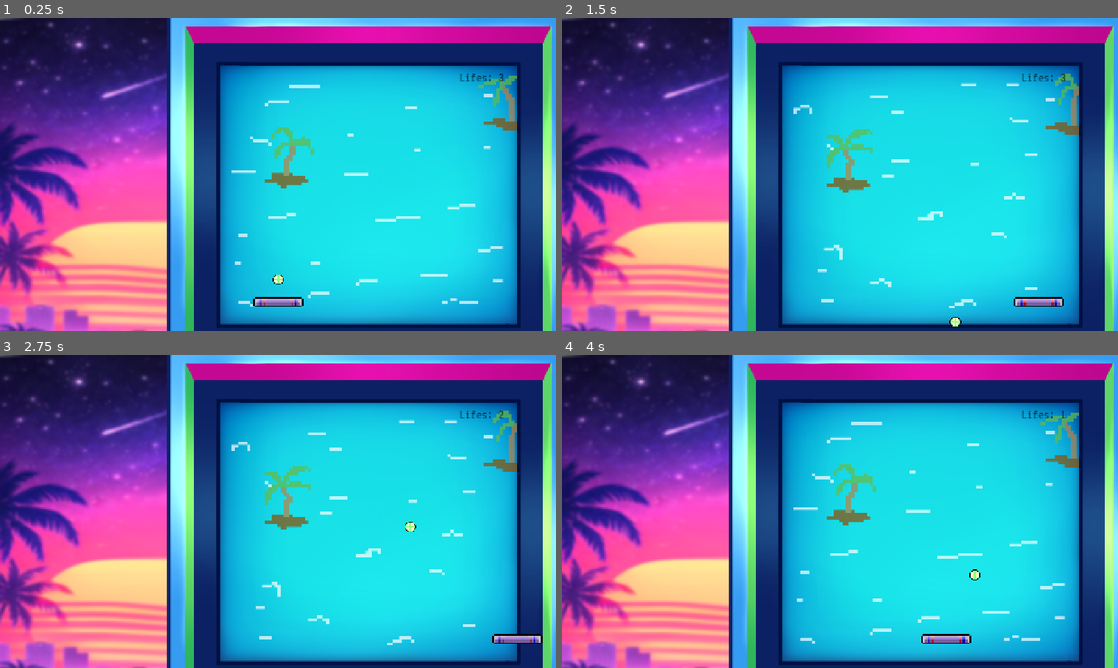
Above: before the commit, frames 1-4 (two rows, left to right).
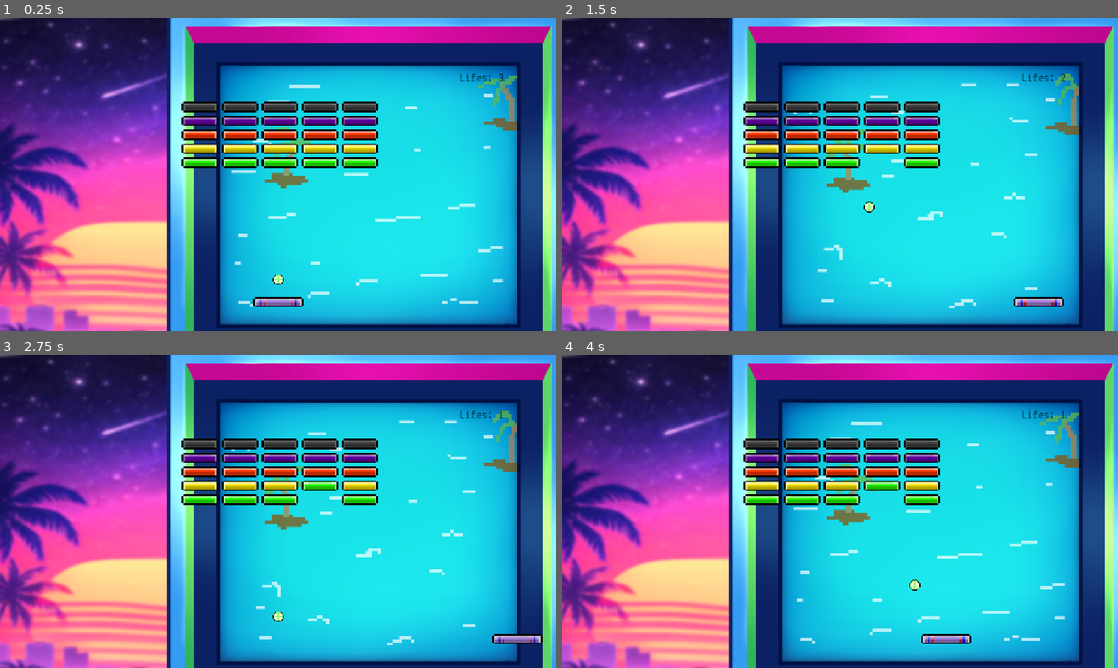
Above: after the commit, the same moments.

Repository: JoshuaSaayo/erotic-brick-game
Game: Godot game, scene res://main_scenes/game.tscn
The game is run twice, just before and just after one commit, with the same random seed, the same clock (stepped at 60 frames per second) and the same inputs.
Inputs:
- Up to frame 1 (0.25 s): no input
- Up to frame 2 (1.5 s): tap Enter at 0.5 s; hold Right (right) 0.53-1.28 s; hold Left (left) from 1.28 s (still down)
- Up to frame 3 (2.75 s): release Left (left) at 2.03 s; hold Right (right) from 2.03 s (still down)
- Up to frame 4 (4 s): tap Space at 3.5 s; release Right (right) at 3.53 s; hold Left (left) from 3.53 s (still down)

The runs differ from the first frame. In frame 1, 5.4% of the frame differs, in the area x 32-68%, y 26-48%; in frame 2, 5.3%; in frame 3, 5.3%; in frame 4, 5.3%.

Commit message:
added brick logic

Diff:
--- a/new-game-project/main_scenes/ball.gd
+++ b/new-game-project/main_scenes/ball.gd
@@ -3,7 +3,7 @@
 
 signal life_lost
 
-@export var ball_speed := 20.0
+@export var ball_speed := 15.0
 @export var lifes := 3
 @export var death_zone: DeathZone
 @export var hud: HUD
@@ -18,10 +18,14 @@
 	start_position = global_position
 	death_zone.life_lost.connect(on_life_lost)
 
-func _physics_process(_delta):
-	var collision = move_and_collide(velocity)
+func _physics_process(_delta: float) -> void:
+	var collision := move_and_collide(velocity)
 	if collision:
 		velocity = velocity.bounce(collision.get_normal())
+
+		var collider := collision.get_collider()
+		if collider is Brick:
+			collider.decrease_level()
 
 func _start_ball() -> void:
 	global_position = start_position
--- /dev/null
+++ b/new-game-project/main_scenes/brick_spawner.gd
@@ -0,0 +1,43 @@
+extends Node
+
+class_name  BrickSpawner
+
+const COLUMNS = 5
+const ROWS = 5
+
+@onready var ball: Ball = $"../../ball" as Ball
+@onready var hud: HUD = $"../../HUD" as HUD
+
+@export var brick_scene: PackedScene
+@export var margin: Vector2 = Vector2(8,8)
+@export var spawn_start: Marker2D
+
+var brick_count = 0
+
+func _ready() -> void:
+	spawn()
+
+func spawn():
+	var test_brick = brick_scene.instantiate() as Brick
+	add_child(test_brick)
+	var brick_size = test_brick.get_size()
+	test_brick.queue_free()
+
+	var row_width = brick_size.x * COLUMNS + margin.x * (COLUMNS - 1)
+	var spawn_position_x = (-row_width + brick_size.x + margin.x) / 2
+	var spawn_position_y = spawn_start.position.y
+
+	for i in ROWS:
+		for j in COLUMNS:
+			var brick = brick_scene.instantiate() as Brick
+			add_child(brick)
+			brick.set_level(ROWS - i)
+			var x = spawn_position_x + j * (margin.x + brick.get_size().x)
+			var y = spawn_position_y + i * (margin.y + brick.get_size().y)
+			brick.set_position(Vector2(x,y))
+			brick.brick_destroyed.connect(on_brick_destroyed)
+
+func on_brick_destroyed():
+	brick_count -= 1
+	if brick_count == 0:
+		ball.stop_ball
--- /dev/null
+++ b/new-game-project/main_scenes/bricks.gd
@@ -0,0 +1,44 @@
+extends RigidBody2D
+
+class_name Brick
+
+signal brick_destroyed
+
+var level = 1
+
+@onready var sprite_2d: Sprite2D = $Sprite2D
+@onready var collision_shape_2d: CollisionShape2D = $CollisionShape2D
+
+var sprites: Array[Texture2D] = [
+	preload("res://assets/game_assets/brick_1.png"),
+	preload("res://assets/game_assets/brick_2.png"),
+	preload("res://assets/game_assets/brick_3.png"),
+	preload("res://assets/game_assets/brick_4.png"),
+	preload("res://assets/game_assets/brick_5.png"),
+]
+
+func get_size():
+	return collision_shape_2d.shape.get_rect().size * sprite_2d.scale
+
+func set_level(new_level: int):
+	level = new_level
+	sprite_2d.texture = sprites[new_level - 1]
+
+func decrease_level():
+	if level > 1:
+		set_level(level -1)
+	else:
+		fade_out()
+
+func fade_out():
+	collision_shape_2d.disabled = true
+	var tween = get_tree().create_tween()
+	tween.tween_property(sprite_2d, "modulate", Color.TRANSPARENT, .5)
+	tween.tween_callback(destroy)
+
+func destroy():
+	queue_free()
+	brick_destroyed.emit()
+
+func get_width():
+	return get_size().x
--- a/new-game-project/main_scenes/bricks.tscn
+++ b/new-game-project/main_scenes/bricks.tscn
@@ -1,11 +1,17 @@
-[gd_scene load_steps=3 format=3 uid="uid://cpexi8jmmgh2p"]
+[gd_scene load_steps=4 format=3 uid="uid://cpexi8jmmgh2p"]
 
+[ext_resource type="Script" uid="uid://o54ivpal7edn" path="res://main_scenes/bricks.gd" id="1_5p7dh"]
 [ext_resource type="Texture2D" uid="uid://wh4sxtw167fy" path="res://assets/game_assets/brick_1.png" id="1_b7mly"]
 
 [sub_resource type="RectangleShape2D" id="RectangleShape2D_5p7dh"]
 size = Vector2(84, 24)
 
 [node name="bricks" type="RigidBody2D"]
+collision_layer = 8
+gravity_scale = 0.0
+lock_rotation = true
+freeze = true
+script = ExtResource("1_5p7dh")
 
 [node name="Sprite2D" type="Sprite2D" parent="."]
 texture = ExtResource("1_b7mly")
--- a/new-game-project/main_scenes/game.tscn
+++ b/new-game-project/main_scenes/game.tscn
@@ -1,10 +1,12 @@
-[gd_scene load_steps=10 format=3 uid="uid://cy0qqardac6dg"]
+[gd_scene load_steps=12 format=3 uid="uid://cy0qqardac6dg"]
 
 [ext_resource type="PackedScene" uid="uid://dlpvhjkhrb4xu" path="res://main_scenes/HUD.tscn" id="1_is35i"]
 [ext_resource type="PackedScene" uid="uid://daaga543f6yyx" path="res://main_scenes/paddle.tscn" id="1_wwb56"]
 [ext_resource type="PackedScene" uid="uid://e0wijirn4emc" path="res://main_scenes/ball.tscn" id="2_joe7c"]
 [ext_resource type="PackedScene" uid="uid://bir24uh2mflix" path="res://main_scenes/wall.tscn" id="3_ofkbr"]
+[ext_resource type="Script" uid="uid://cxx6euexv7ncx" path="res://main_scenes/brick_spawner.gd" id="4_im5ls"]
 [ext_resource type="PackedScene" uid="uid://xo0l45j5xjih" path="res://main_scenes/death_zone.tscn" id="4_w44n0"]
+[ext_resource type="PackedScene" uid="uid://cpexi8jmmgh2p" path="res://main_scenes/bricks.tscn" id="5_6h35g"]
 [ext_resource type="Texture2D" uid="uid://ch3dnchwf8qy2" path="res://assets/backgrounds/map_1.png" id="6_sp4xh"]
 [ext_resource type="Texture2D" uid="uid://deent88obxk6f" path="res://assets/backgrounds/screen_1.png" id="7_im5ls"]
 [ext_resource type="Texture2D" uid="uid://15yiy2sodrvh" path="res://assets/backgrounds/screen_2.png" id="8_6h35g"]
@@ -42,6 +44,11 @@
 frame_progress = 0.54178
 speed_scale = 0.1
 
+[node name="BrickSpawner" type="Node" parent="GameHUD" node_paths=PackedStringArray("spawn_start")]
+script = ExtResource("4_im5ls")
+brick_scene = ExtResource("5_6h35g")
+spawn_start = NodePath("../../Marker2D")
+
 [node name="HUD" parent="." instance=ExtResource("1_is35i")]
 
 [node name="Camera2D" type="Camera2D" parent="."]
@@ -75,3 +82,6 @@
 
 [node name="death_zone" parent="." instance=ExtResource("4_w44n0")]
 position = Vector2(-2, 355)
+
+[node name="Marker2D" type="Marker2D" parent="."]
+position = Vector2(213, -156)
--- a/new-game-project/main_scenes/paddle.tscn
+++ b/new-game-project/main_scenes/paddle.tscn
@@ -8,6 +8,8 @@
 
 [node name="paddle" type="RigidBody2D"]
 gravity_scale = 0.0
+sleeping = true
+lock_rotation = true
 script = ExtResource("1_4ca4o")
 
 [node name="Sprite2D" type="Sprite2D" parent="."]
Binary file added: new-game-project/assets/game_assets/brick_4.png
Not shown, added: new-game-project/assets/game_assets/brick_4.png.import
Binary file added: new-game-project/assets/game_assets/brick_5.png
Not shown, added: new-game-project/assets/game_assets/brick_5.png.import
Binary file added: new-game-project/assets/game_assets/ups_1.png
Not shown, added: new-game-project/assets/game_assets/ups_1.png.import
Binary file added: new-game-project/assets/game_assets/ups_2.png
Not shown, added: new-game-project/assets/game_assets/ups_2.png.import
Not shown, added: new-game-project/main_scenes/brick_spawner.gd.uid
Not shown, added: new-game-project/main_scenes/bricks.gd.uid
Not shown, added: production/arts/brick_4.png
Not shown, added: production/arts/brick_5.png
